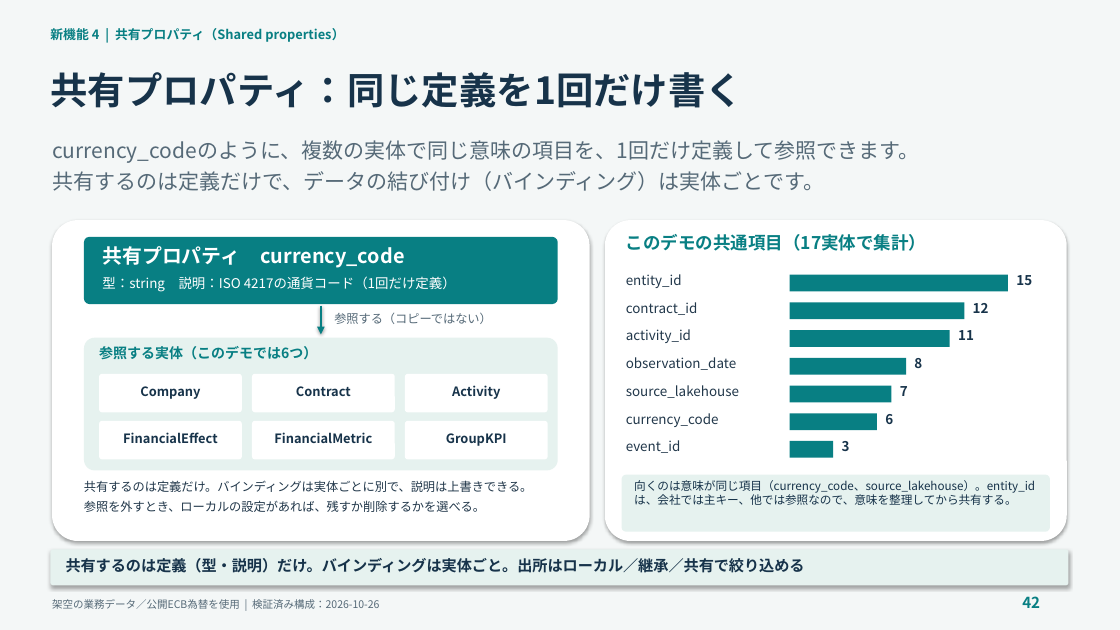
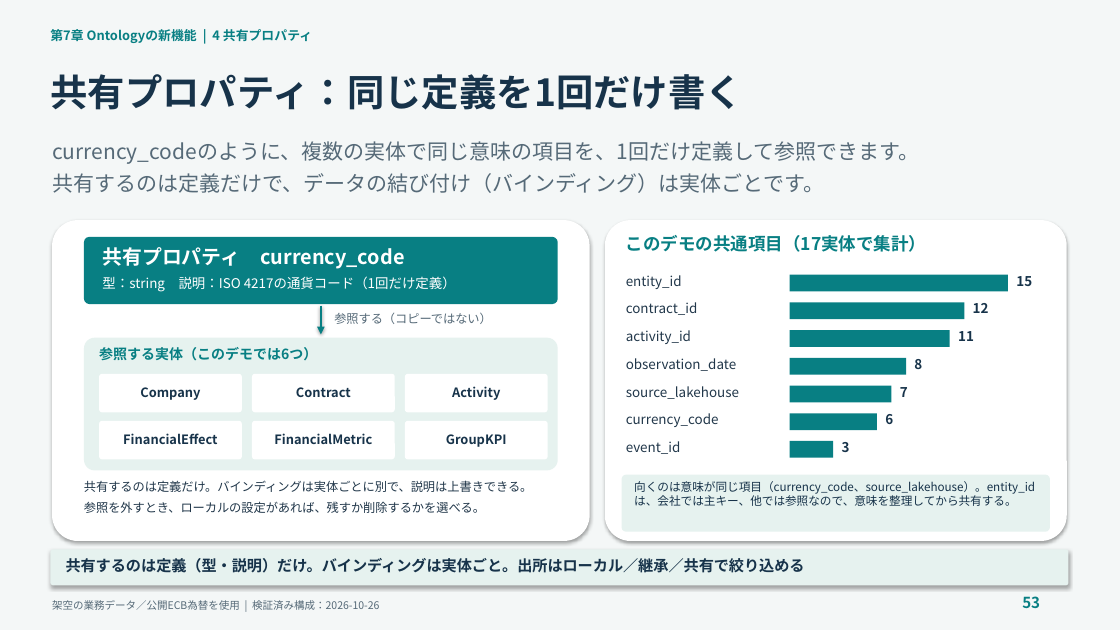
Before and after one commit to c-nova/FabricOntology_Trading, a slide deck: slide 53 of decks/TradingOntology_Demo_Presenter_Guide_JA.pptx (slide 42 before the commit). Drawn at 1120x630 pixels with LibreOffice and Linux fonts; fonts in the diff are those of the drawing. Boxes give left, top, right and bottom in pixels: in the first picture for what was removed or moved away, otherwise in the second. Text is boxed around its words. In the diff, an @@ line names an element or a change of style, - is before the commit and + after.

```diff
--- a/decks/TradingOntology_Demo_Presenter_Guide_JA.pptx
+++ b/decks/TradingOntology_Demo_Presenter_Guide_JA.pptx
@@ text at [50,29,312,43]: text changed @@
-新機能 4 | 共有プロパティ（Shared properties）
+第7章 Ontologyの新機能 | 4 共有プロパティ
@@ text "共有プロパティ：同じ定義を1回だけ書く" at [50,74,743,110]: line spacing 1 to 40pt @@
@@ text "currency_codeのように、複数の実体で同じ意味の項目を、1回だけ定義して参照できます。" at [52,141,919,193]: line spacing 1 to 22.5pt @@
@@ text "共有するのは定義だけ。バインディングは実体ごとに別で、説明は上書きできる。" at [84,480,532,513]: line spacing 1 to 13.1pt @@
@@ text at [1022,596,1040,608]: text changed @@
-42
+53
```
Also in this commit, not shown: 40 other slides changed, 14 slides added, 4 slides removed, 5 other files.
